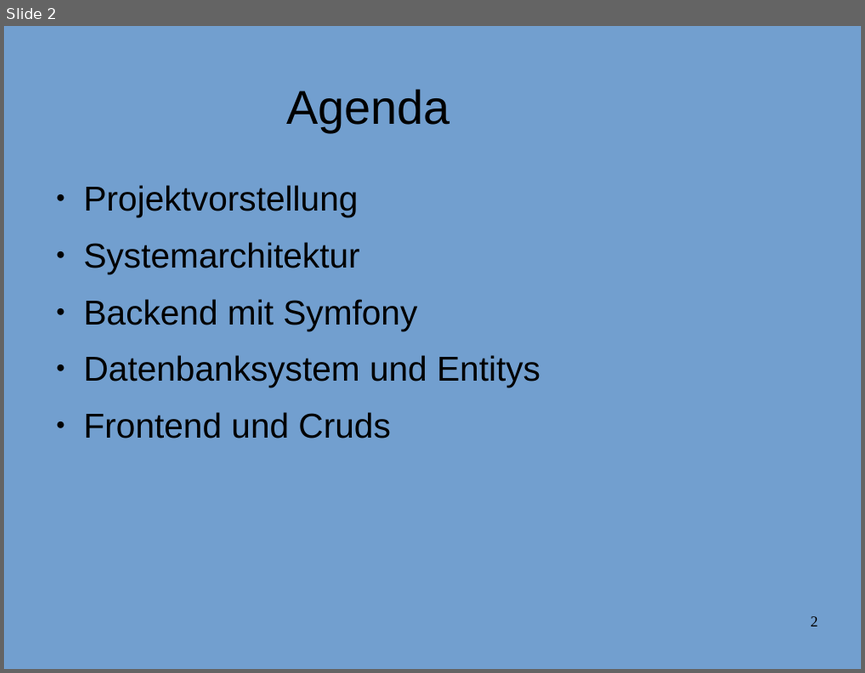
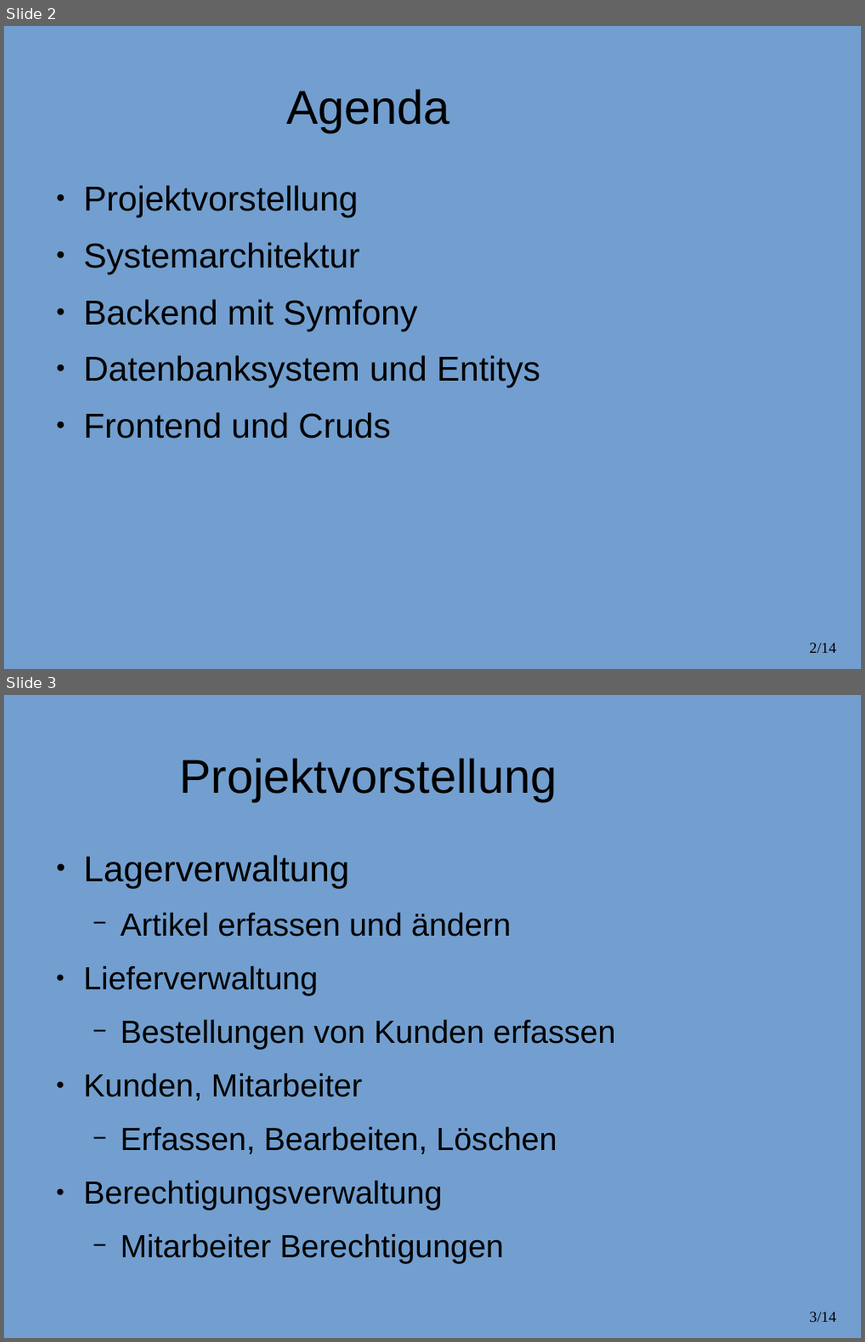
Before and after one commit to JackWolfskind/Tannte-Emma, a slide deck: doc/Präsentation/Präsentation.odp. Shown one above the other, each under a label of ours: slide 2 before the commit, slides 2 and 3 after it. The pictures are 865x673 and 865x1342 pixels, drawn with LibreOffice and Linux fonts; fonts in the diff are those of the drawing; background and template pictures are left out. Boxes give left, top, right and bottom in pixels: in the first picture for what was removed or moved away, otherwise in the second. Text is boxed around its words. In the diff, an @@ line names an element or a change of style, - is before the commit and + after.

```diff
--- a/doc/Präsentation/Präsentation.odp
+++ b/doc/Präsentation/Präsentation.odp
@@ slide 3 added at box(4, 695, 861, 1338), background #729FCF @@
@@ title added at box(179, 758, 556, 801), 44 pt, text #000000 @@
+Projektvorstellung
@@ text added at box(84, 855, 615, 1264), 29.6 pt, text #000000 @@
+● Lagerverwaltung
+  − Artikel erfassen und ändern
+● Lieferverwaltung
+  − Bestellungen von Kunden erfassen
+● Kunden, Mitarbeiter
+  − Erfassen, Bearbeiten, Löschen
+● Berechtigungsverwaltung
+  − Mitarbeiter Berechtigungen
@@ page number added at box(809, 1311, 836, 1321), 14 pt, text #000000 @@
+3/14
@@ page number at box(809, 642, 836, 652): text changed @@
-2
+2/14
```
Also in this commit, not shown: 9 other slides changed, 3 other slides added, 2 slides removed, 1 other file.
